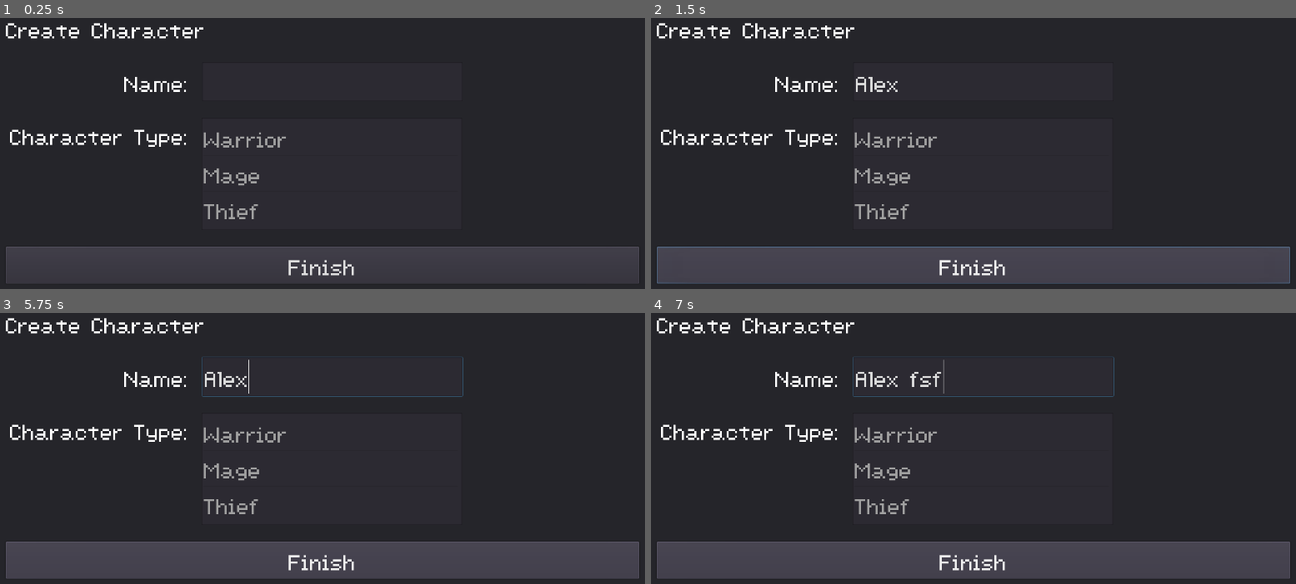
Above: before the commit, frames 1-4 (two rows, left to right).
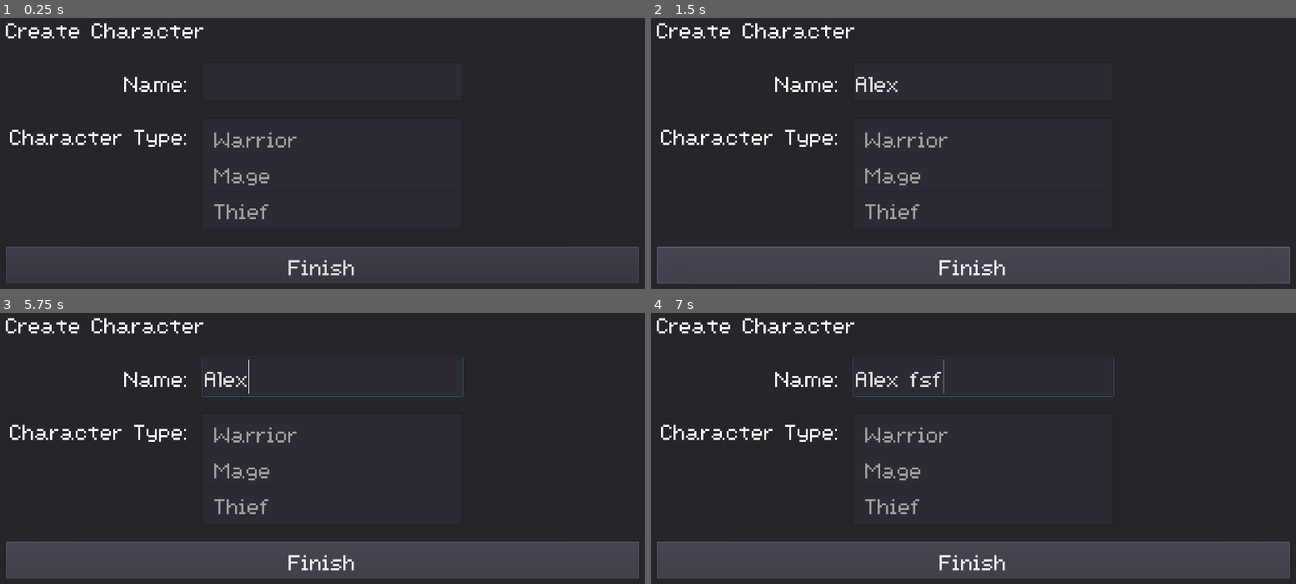
Above: after the commit, the same moments.

Repository: majormunky/MiniRPG
Game: Godot game, scene res://scenes/CreatePlayer.tscn
The game is run twice, just before and just after one commit, with the same random seed, the same clock (stepped at 60 frames per second) and the same inputs. This scene is started directly instead of the project's main scene.
Inputs (mouse positions are in pixels of both pictures, inside the frame that each line leads up to):
- Up to frame 1 (0.25 s): no input
- Up to frame 2 (1.5 s): click (986, 83) at 0.52 s; type "Alex" at 0.6 s; click "Finish" at 1.25 s
- Up to frame 3 (5.75 s): tap Enter at 2, 3.5, 5 s; hold D (walk_right) 2.03-2.78 s; hold F (inspect) 2.03-2.78 s; tap Space at 2.75, 4.25 s; hold S (walk_down) 2.78-3.53 s; tap F (inspect) at 2.85, 4.35 s; hold D (walk_right) 3.53-4.28 s; hold F (inspect) 3.53-4.28 s; hold W (walk_up) 4.28-5.03 s; hold A (walk_left) from 5.03 s (still down); hold F (inspect) from 5.03 s (still down); tap Tab (menu) at 5.65 s
- Up to frame 4 (7 s): tap Space at 5.75 s; release F (inspect) at 5.78 s; tap F (inspect) at 5.85 s; release A (walk_left) at 6.53 s; hold S (walk_down) from 6.53 s (still down); hold F (inspect) from 6.53 s (still down)

The runs differ from the first frame. In frame 1, 0.8% of the frame differs, in the area x 31-46%, y 42-75%; in frame 2, 0.8%; in frame 3, 0.8%; in frame 4, 0.8%.

Commit message:
Adding spacing to the character types

Diff:
--- a/scenes/CreatePlayer.gd
+++ b/scenes/CreatePlayer.gd
@@ -12,7 +12,7 @@
 
 func _ready():
 	for item in char_types:
-		char_type_menu.add_item(item)
+		char_type_menu.add_item(" " + item)
 
 
 func _on_FinishButton_pressed():
